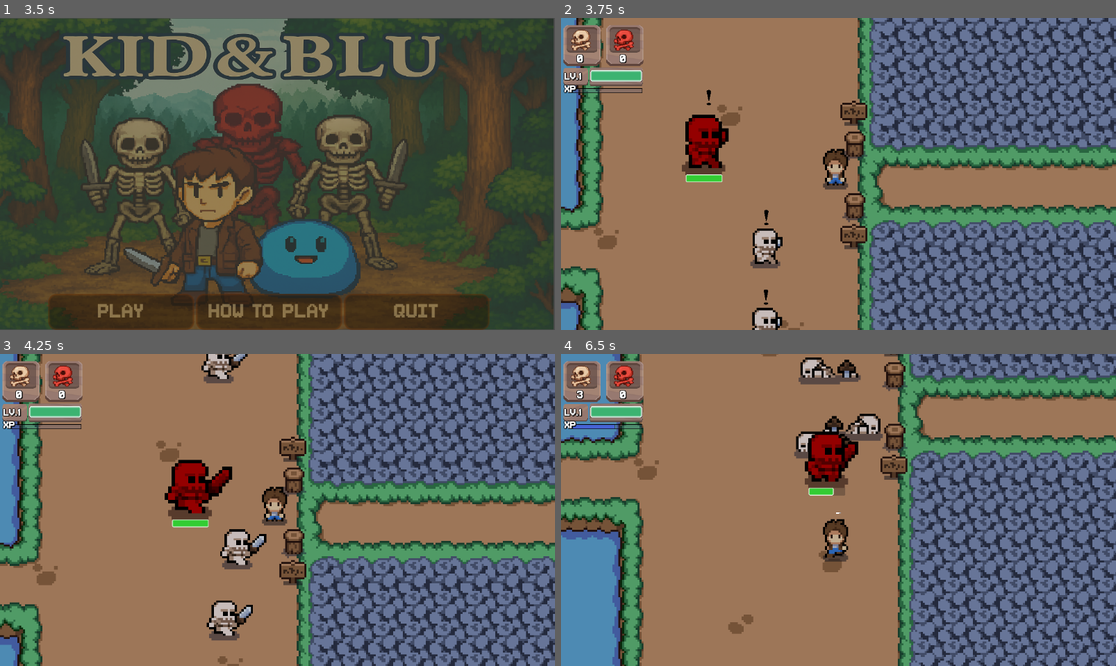
Above: before the commit, frames 1-4 (two rows, left to right).
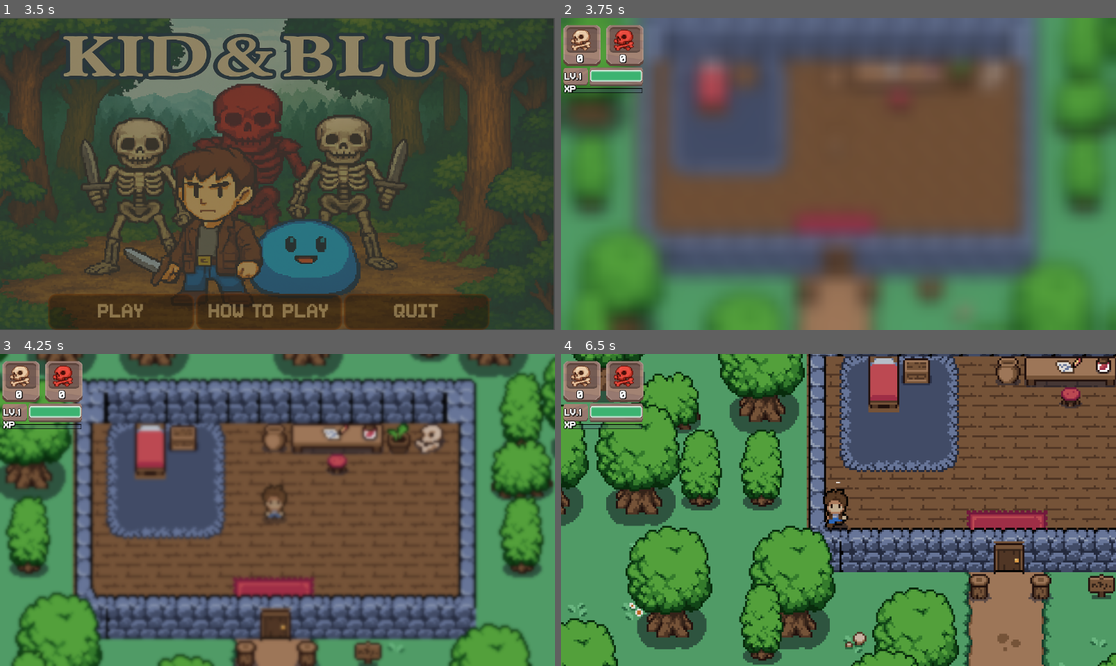
Above: after the commit, the same moments.

Repository: nirsegal26/Kid-And-Blu
Game: Godot game, scene res://scenes/segal.tscn
Same seed, same stepped clock (60 frames per second), same inputs: the game is played once before the commit and once after it.
Inputs:
- Up to frame 1 (3.5 s): tap Enter at 0.5 s; hold Right (ui_right) 0.53-1.28 s; hold X (run) 0.53-1.28 s; hold Down (ui_down) 1.28-2.03 s; tap Z (attack) at 1.35 s; tap X (run) at 1.55, 2.85 s; hold Right (ui_right) 2.03-2.78 s; hold X (run) 2.03-2.78 s; tap Space (interact) at 2.1 s; hold Up (ui_up) from 2.78 s (still down)
- Up to frame 2 (3.75 s): release Up (ui_up) at 3.5 s; click "play" at 3.5 s
- Up to frame 3 (4.25 s): no input
- Up to frame 4 (6.5 s): hold X (run) 4.28-5.03 s; hold Left (ui_left) 4.28-5.78 s; tap Z (attack) at 5.1 s; tap X (run) at 5.3 s; hold Down (ui_down) from 5.78 s (still down); hold X (run) from 5.78 s (still down); tap Space (interact) at 5.85 s

Frame 1 is identical in both runs. In frame 2, 92% of the frame differs, in the area x 0-100%, y 0-100%; in frame 3, 92%; in frame 4, 94%.

Commit message:
Final

Diff:
--- /dev/null
+++ b/scenes/11.tscn
@@ -0,0 +1,125 @@
+[gd_scene load_steps=8 format=3 uid="uid://c73u2ion36yhi"]
+
+[ext_resource type="Script" uid="uid://ckty7s7ebf5il" path="res://scripts/5_5.gd" id="1_6cqhr"]
+[ext_resource type="Texture2D" uid="uid://berbutmgvphwy" path="res://scenes/ChatGPT Image Jun 30, 2025, 07_02_48 PM.png" id="2_fjy6t"]
+[ext_resource type="FontFile" uid="uid://clmr0r2ohpx88" path="res://others/superstar_memesbruh03.ttf" id="3_owuuy"]
+
+[sub_resource type="Animation" id="Animation_r1t4b"]
+resource_name = "new_animation"
+length = 1.5
+tracks/0/type = "value"
+tracks/0/imported = false
+tracks/0/enabled = true
+tracks/0/path = NodePath("Panel/ChatGptImageJun30,2025,070248Pm:modulate")
+tracks/0/interp = 1
+tracks/0/loop_wrap = true
+tracks/0/keys = {
+"times": PackedFloat32Array(0, 1),
+"transitions": PackedFloat32Array(1, 1),
+"update": 0,
+"values": [Color(0, 0, 0, 1), Color(1, 1, 1, 1)]
+}
+tracks/1/type = "value"
+tracks/1/imported = false
+tracks/1/enabled = true
+tracks/1/path = NodePath("Label:modulate")
+tracks/1/interp = 1
+tracks/1/loop_wrap = true
+tracks/1/keys = {
+"times": PackedFloat32Array(0, 1.01),
+"transitions": PackedFloat32Array(1, 1),
+"update": 0,
+"values": [Color(1, 1, 1, 0), Color(1, 1, 1, 1)]
+}
+
+[sub_resource type="Animation" id="Animation_carp7"]
+length = 0.001
+tracks/0/type = "value"
+tracks/0/imported = false
+tracks/0/enabled = true
+tracks/0/path = NodePath("Panel/ChatGptImageJun30,2025,070248Pm:modulate")
+tracks/0/interp = 1
+tracks/0/loop_wrap = true
+tracks/0/keys = {
+"times": PackedFloat32Array(0),
+"transitions": PackedFloat32Array(1),
+"update": 0,
+"values": [Color(0, 0, 0, 1)]
+}
+tracks/1/type = "value"
+tracks/1/imported = false
+tracks/1/enabled = true
+tracks/1/path = NodePath("Label:modulate")
+tracks/1/interp = 1
+tracks/1/loop_wrap = true
+tracks/1/keys = {
+"times": PackedFloat32Array(0),
+"transitions": PackedFloat32Array(1),
+"update": 0,
+"values": [Color(1, 1, 1, 0)]
+}
+
+[sub_resource type="Animation" id="Animation_yqkkx"]
+resource_name = "fade"
+tracks/0/type = "value"
+tracks/0/imported = false
+tracks/0/enabled = true
+tracks/0/path = NodePath("Panel/ChatGptImageJun30,2025,070248Pm:modulate")
+tracks/0/interp = 1
+tracks/0/loop_wrap = true
+tracks/0/keys = {
+"times": PackedFloat32Array(0, 1),
+"transitions": PackedFloat32Array(1, 1),
+"update": 0,
+"values": [Color(1, 1, 1, 1), Color(0, 0, 0, 1)]
+}
+tracks/1/type = "value"
+tracks/1/imported = false
+tracks/1/enabled = true
+tracks/1/path = NodePath("Label:modulate")
+tracks/1/interp = 1
+tracks/1/loop_wrap = true
+tracks/1/keys = {
+"times": PackedFloat32Array(0, 1),
+"transitions": PackedFloat32Array(1, 1),
+"update": 0,
+"values": [Color(1, 1, 1, 1), Color(1, 1, 1, 0)]
+}
+
+[sub_resource type="AnimationLibrary" id="AnimationLibrary_a1gf2"]
+_data = {
+&"RESET": SubResource("Animation_carp7"),
+&"fade": SubResource("Animation_yqkkx"),
+&"new_animation": SubResource("Animation_r1t4b")
+}
+
+[node name="11" type="Node2D"]
+script = ExtResource("1_6cqhr")
+
+[node name="Panel" type="Panel" parent="."]
+anchors_preset = 15
+anchor_right = 1.0
+anchor_bottom = 1.0
+grow_horizontal = 2
+grow_vertical = 2
+
+[node name="ChatGptImageJun30,2025,070248Pm" type="Sprite2D" parent="Panel"]
+modulate = Color(0, 0, 0, 1)
+position = Vector2(955, 480)
+scale = Vector2(1.2513, 0.945313)
+texture = ExtResource("2_fjy6t")
+
+[node name="AnimationPlayer" type="AnimationPlayer" parent="."]
+libraries = {
+&"": SubResource("AnimationLibrary_a1gf2")
+}
+
+[node name="Label" type="Label" parent="."]
+modulate = Color(1, 1, 1, 0)
+offset_right = 1904.0
+offset_bottom = 295.0
+theme_override_fonts/font = ExtResource("3_owuuy")
+theme_override_font_sizes/font_size = 92
+text = "darkness ahead.."
+horizontal_alignment = 1
+vertical_alignment = 1
--- /dev/null
+++ b/scenes/12.tscn
@@ -0,0 +1,125 @@
+[gd_scene load_steps=8 format=3 uid="uid://bij145p12x5qi"]
+
+[ext_resource type="Script" uid="uid://bptaj0ijva5y" path="res://scripts/12.gd" id="1_dsooj"]
+[ext_resource type="FontFile" uid="uid://clmr0r2ohpx88" path="res://others/superstar_memesbruh03.ttf" id="2_dsooj"]
+[ext_resource type="Texture2D" uid="uid://6rrn1chi453y" path="res://scenes/ChatGPT Image Jul 7, 2025, 06_39_42 PM2.png" id="2_qbi1y"]
+
+[sub_resource type="Animation" id="Animation_r1t4b"]
+resource_name = "new_animation"
+length = 1.5
+tracks/0/type = "value"
+tracks/0/imported = false
+tracks/0/enabled = true
+tracks/0/path = NodePath("Panel/ChatGptImageJun30,2025,070248Pm:modulate")
+tracks/0/interp = 1
+tracks/0/loop_wrap = true
+tracks/0/keys = {
+"times": PackedFloat32Array(0, 1),
+"transitions": PackedFloat32Array(1, 1),
+"update": 0,
+"values": [Color(0, 0, 0, 1), Color(1, 1, 1, 1)]
+}
+tracks/1/type = "value"
+tracks/1/imported = false
+tracks/1/enabled = true
+tracks/1/path = NodePath("Label:modulate")
+tracks/1/interp = 1
+tracks/1/loop_wrap = true
+tracks/1/keys = {
+"times": PackedFloat32Array(0, 1.01),
+"transitions": PackedFloat32Array(1, 1),
+"update": 0,
+"values": [Color(1, 1, 1, 0), Color(1, 1, 1, 1)]
+}
+
+[sub_resource type="Animation" id="Animation_carp7"]
+length = 0.001
+tracks/0/type = "value"
+tracks/0/imported = false
+tracks/0/enabled = true
+tracks/0/path = NodePath("Panel/ChatGptImageJun30,2025,070248Pm:modulate")
+tracks/0/interp = 1
+tracks/0/loop_wrap = true
+tracks/0/keys = {
+"times": PackedFloat32Array(0),
+"transitions": PackedFloat32Array(1),
+"update": 0,
+"values": [Color(0, 0, 0, 1)]
+}
+tracks/1/type = "value"
+tracks/1/imported = false
+tracks/1/enabled = true
+tracks/1/path = NodePath("Label:modulate")
+tracks/1/interp = 1
+tracks/1/loop_wrap = true
+tracks/1/keys = {
+"times": PackedFloat32Array(0),
+"transitions": PackedFloat32Array(1),
+"update": 0,
+"values": [Color(1, 1, 1, 0)]
+}
+
+[sub_resource type="Animation" id="Animation_yqkkx"]
+resource_name = "fade"
+tracks/0/type = "value"
+tracks/0/imported = false
+tracks/0/enabled = true
+tracks/0/path = NodePath("Panel/ChatGptImageJun30,2025,070248Pm:modulate")
+tracks/0/interp = 1
+tracks/0/loop_wrap = true
+tracks/0/keys = {
+"times": PackedFloat32Array(0, 1),
+"transitions": PackedFloat32Array(1, 1),
+"update": 0,
+"values": [Color(1, 1, 1, 1), Color(0, 0, 0, 1)]
+}
+tracks/1/type = "value"
+tracks/1/imported = false
+tracks/1/enabled = true
+tracks/1/path = NodePath("Label:modulate")
+tracks/1/interp = 1
+tracks/1/loop_wrap = true
+tracks/1/keys = {
+"times": PackedFloat32Array(0, 1),
+"transitions": PackedFloat32Array(1, 1),
+"update": 0,
+"values": [Color(1, 1, 1, 1), Color(1, 1, 1, 0)]
+}
+
+[sub_resource type="AnimationLibrary" id="AnimationLibrary_a1gf2"]
+_data = {
+&"RESET": SubResource("Animation_carp7"),
+&"fade": SubResource("Animation_yqkkx"),
+&"new_animation": SubResource("Animation_r1t4b")
+}
+
+[node name="12" type="Node2D"]
+script = ExtResource("1_dsooj")
+
+[node name="Panel" type="Panel" parent="."]
+anchors_preset = 15
+anchor_right = 1.0
+anchor_bottom = 1.0
+grow_horizontal = 2
+grow_vertical = 2
+
+[node name="ChatGptImageJun30,2025,070248Pm" type="Sprite2D" parent="Panel"]
+modulate = Color(0, 0, 0, 1)
+position = Vector2(980.5, 480)
+scale = Vector2(1.28451, 0.945313)
+texture = ExtResource("2_qbi1y")
+
+[node name="AnimationPlayer" type="AnimationPlayer" parent="."]
+libraries = {
+&"": SubResource("AnimationLibrary_a1gf2")
+}
+
+[node name="Label" type="Label" parent="."]
+modulate = Color(1, 1, 1, 0)
+offset_right = 1904.0
+offset_bottom = 295.0
+theme_override_fonts/font = ExtResource("2_dsooj")
+theme_override_font_sizes/font_size = 92
+text = "can you feel the evil?"
+horizontal_alignment = 1
+vertical_alignment = 1
--- /dev/null
+++ b/scenes/13.tscn
@@ -0,0 +1,125 @@
+[gd_scene load_steps=8 format=3 uid="uid://4p13hqbbo0ti"]
+
+[ext_resource type="Script" uid="uid://ctgyyv47fudya" path="res://scripts/13.gd" id="1_hcpxr"]
+[ext_resource type="Texture2D" uid="uid://clat0g8cso24u" path="res://scenes/ChatGPT Image Jul 7, 2025, 05_49_52 PM.png" id="2_lj40o"]
+[ext_resource type="FontFile" uid="uid://clmr0r2ohpx88" path="res://others/superstar_memesbruh03.ttf" id="3_lj40o"]
+
+[sub_resource type="Animation" id="Animation_r1t4b"]
+resource_name = "new_animation"
+length = 1.5
+tracks/0/type = "value"
+tracks/0/imported = false
+tracks/0/enabled = true
+tracks/0/path = NodePath("Panel/ChatGptImageJun30,2025,070248Pm:modulate")
+tracks/0/interp = 1
+tracks/0/loop_wrap = true
+tracks/0/keys = {
+"times": PackedFloat32Array(0, 1),
+"transitions": PackedFloat32Array(1, 1),
+"update": 0,
+"values": [Color(0, 0, 0, 1), Color(1, 1, 1, 1)]
+}
+tracks/1/type = "value"
+tracks/1/imported = false
+tracks/1/enabled = true
+tracks/1/path = NodePath("Label:modulate")
+tracks/1/interp = 1
+tracks/1/loop_wrap = true
+tracks/1/keys = {
+"times": PackedFloat32Array(0, 1.01),
+"transitions": PackedFloat32Array(1, 1),
+"update": 0,
+"values": [Color(1, 1, 1, 0), Color(1, 1, 1, 1)]
+}
+
+[sub_resource type="Animation" id="Animation_carp7"]
+length = 0.001
+tracks/0/type = "value"
+tracks/0/imported = false
+tracks/0/enabled = true
+tracks/0/path = NodePath("Panel/ChatGptImageJun30,2025,070248Pm:modulate")
+tracks/0/interp = 1
+tracks/0/loop_wrap = true
+tracks/0/keys = {
+"times": PackedFloat32Array(0),
+"transitions": PackedFloat32Array(1),
+"update": 0,
+"values": [Color(0, 0, 0, 1)]
+}
+tracks/1/type = "value"
+tracks/1/imported = false
+tracks/1/enabled = true
+tracks/1/path = NodePath("Label:modulate")
+tracks/1/interp = 1
+tracks/1/loop_wrap = true
+tracks/1/keys = {
+"times": PackedFloat32Array(0),
+"transitions": PackedFloat32Array(1),
+"update": 0,
+"values": [Color(1, 1, 1, 0)]
+}
+
+[sub_resource type="Animation" id="Animation_yqkkx"]
+resource_name = "fade"
+tracks/0/type = "value"
+tracks/0/imported = false
+tracks/0/enabled = true
+tracks/0/path = NodePath("Panel/ChatGptImageJun30,2025,070248Pm:modulate")
+tracks/0/interp = 1
+tracks/0/loop_wrap = true
+tracks/0/keys = {
+"times": PackedFloat32Array(0, 1),
+"transitions": PackedFloat32Array(1, 1),
+"update": 0,
+"values": [Color(1, 1, 1, 1), Color(0, 0, 0, 1)]
+}
+tracks/1/type = "value"
+tracks/1/imported = false
+tracks/1/enabled = true
+tracks/1/path = NodePath("Label:modulate")
+tracks/1/interp = 1
+tracks/1/loop_wrap = true
+tracks/1/keys = {
+"times": PackedFloat32Array(0, 1),
+"transitions": PackedFloat32Array(1, 1),
+"update": 0,
+"values": [Color(1, 1, 1, 1), Color(1, 1, 1, 0)]
+}
+
+[sub_resource type="AnimationLibrary" id="AnimationLibrary_a1gf2"]
+_data = {
+&"RESET": SubResource("Animation_carp7"),
+&"fade": SubResource("Animation_yqkkx"),
+&"new_animation": SubResource("Animation_r1t4b")
+}
+
+[node name="13" type="Node2D"]
+script = ExtResource("1_hcpxr")
+
+[node name="Panel" type="Panel" parent="."]
+anchors_preset = 15
+anchor_right = 1.0
+anchor_bottom = 1.0
+grow_horizontal = 2
+grow_vertical = 2
+
+[node name="ChatGptImageJun30,2025,070248Pm" type="Sprite2D" parent="Panel"]
+modulate = Color(0, 0, 0, 1)
+position = Vector2(980.5, 480)
+scale = Vector2(1.28451, 0.945313)
+texture = ExtResource("2_lj40o")
+
+[node name="AnimationPlayer" type="AnimationPlayer" parent="."]
+libraries = {
+&"": SubResource("AnimationLibrary_a1gf2")
+}
+
+[node name="Label" type="Label" parent="."]
+modulate = Color(1, 1, 1, 0)
+offset_right = 1904.0
+offset_bottom = 295.0
+theme_override_fonts/font = ExtResource("3_lj40o")
+theme_override_font_sizes/font_size = 92
+text = "watch out!"
+horizontal_alignment = 1
+vertical_alignment = 1
--- a/scenes/5.tscn
+++ b/scenes/5.tscn
@@ -979,7 +979,7 @@
 
 [node name="Player" parent="." instance=ExtResource("12_7o1e6")]
 top_level = true
-position = Vector2(832, 158)
+position = Vector2(41, 614)
 
 [node name="Blu" parent="." instance=ExtResource("13_7ji8q")]
 top_level = true
--- a/scripts/10.gd
+++ b/scripts/10.gd
@@ -3,7 +3,7 @@
 var camera_move := true
 @onready var camera_target_position := Vector2(546, 215)
 @onready var wait_duration := 3.0
-@onready var player := get_tree().current_scene.get_node_or_null("Player")
+@onready var player := get_node_or_null("Player")
 var enemy_move := true
 var scene_to_load := "res://scenes/win.tscn"
 func _ready() -> void:
--- /dev/null
+++ b/scripts/12.gd
@@ -0,0 +1,48 @@
+extends Node2D
+
+# הנתיב לסצנה שנטען
+@export var scene_to_load: String = "res://scenes/10.tscn"
+var varing = false
+var loaded_scene: PackedScene = null
+
+func _ready():
+	# להתחיל טעינה אסינכרונית
+
+	anim()
+
+func anim():
+	$AnimationPlayer.play("new_animation")
+	await $AnimationPlayer.animation_finished
+	varing = true
+	load_scene_async()
+func load_scene_async() -> void:
+	print("Loading scene in background: ", scene_to_load)
+	var ok := ResourceLoader.load_threaded_request(scene_to_load)
+	if ok != OK:
+		push_error("Failed to start async load for: " + scene_to_load)
+		return
+	await wait_for_load(scene_to_load)
+
+func wait_for_load(path: String) -> void:
+	while ResourceLoader.load_threaded_get_status(path) == ResourceLoader.THREAD_LOAD_IN_PROGRESS:
+		await get_tree().process_frame
+
+	var result = ResourceLoader.load_threaded_get(path)
+	if result is PackedScene:
+		loaded_scene = result
+		call_deferred("_switch_scene")
+
+func _switch_scene():
+	if varing == true:
+		$AnimationPlayer.play("fade")
+		await get_tree().create_timer(1).timeout
+		var new_scene = loaded_scene.instantiate()
+
+		if get_tree().current_scene:
+			get_tree().current_scene.call_deferred("free")
+
+		get_tree().root.add_child(new_scene)
+		get_tree().current_scene = new_scene
+
+		await get_tree().process_frame
+		print("Scene switched successfully.")
--- /dev/null
+++ b/scripts/13.gd
@@ -0,0 +1,48 @@
+extends Node2D
+
+# הנתיב לסצנה שנטען
+@export var scene_to_load: String = "res://scenes/7.tscn"
+var varing = false
+var loaded_scene: PackedScene = null
+
+func _ready():
+	# להתחיל טעינה אסינכרונית
+
+	anim()
+
+func anim():
+	$AnimationPlayer.play("new_animation")
+	await $AnimationPlayer.animation_finished
+	varing = true
+	load_scene_async()
+func load_scene_async() -> void:
+	print("Loading scene in background: ", scene_to_load)
+	var ok := ResourceLoader.load_threaded_request(scene_to_load)
+	if ok != OK:
+		push_error("Failed to start async load for: " + scene_to_load)
+		return
+	await wait_for_load(scene_to_load)
+
+func wait_for_load(path: String) -> void:
+	while ResourceLoader.load_threaded_get_status(path) == ResourceLoader.THREAD_LOAD_IN_PROGRESS:
+		await get_tree().process_frame
+
+	var result = ResourceLoader.load_threaded_get(path)
+	if result is PackedScene:
+		loaded_scene = result
+		call_deferred("_switch_scene")
+
+func _switch_scene():
+	if varing == true:
+		$AnimationPlayer.play("fade")
+		await get_tree().create_timer(1).timeout
+		var new_scene = loaded_scene.instantiate()
+
+		if get_tree().current_scene:
+			get_tree().current_scene.call_deferred("free")
+
+		get_tree().root.add_child(new_scene)
+		get_tree().current_scene = new_scene
+
+		await get_tree().process_frame
+		print("Scene switched successfully.")
--- a/scripts/5.gd
+++ b/scripts/5.gd
@@ -1,6 +1,6 @@
 extends Node2D
 
-var scene_to_load := "res://scenes/6.tscn"
+var scene_to_load := "res://scenes/11.tscn"
 var ghost_shader := preload("res://scenes/6.gdshader")
 var loaded_scene: PackedScene = null
 
--- /dev/null
+++ b/scripts/5_5.gd
@@ -0,0 +1,48 @@
+extends Node2D
+
+# הנתיב לסצנה שנטען
+@export var scene_to_load: String = "res://scenes/6.tscn"
+var varing = false
+var loaded_scene: PackedScene = null
+
+func _ready():
+	# להתחיל טעינה אסינכרונית
+
+	anim()
+
+func anim():
+	$AnimationPlayer.play("new_animation")
+	await $AnimationPlayer.animation_finished
+	varing = true
+	load_scene_async()
+func load_scene_async() -> void:
+	print("Loading scene in background: ", scene_to_load)
+	var ok := ResourceLoader.load_threaded_request(scene_to_load)
+	if ok != OK:
+		push_error("Failed to start async load for: " + scene_to_load)
+		return
+	await wait_for_load(scene_to_load)
+
+func wait_for_load(path: String) -> void:
+	while ResourceLoader.load_threaded_get_status(path) == ResourceLoader.THREAD_LOAD_IN_PROGRESS:
+		await get_tree().process_frame
+
+	var result = ResourceLoader.load_threaded_get(path)
+	if result is PackedScene:
+		loaded_scene = result
+		call_deferred("_switch_scene")
+
+func _switch_scene():
+	if varing == true:
+		$AnimationPlayer.play("fade")
+		await get_tree().create_timer(1).timeout
+		var new_scene = loaded_scene.instantiate()
+
+		if get_tree().current_scene:
+			get_tree().current_scene.call_deferred("free")
+
+		get_tree().root.add_child(new_scene)
+		get_tree().current_scene = new_scene
+
+		await get_tree().process_frame
+		print("Scene switched successfully.")
--- a/scripts/6.gd
+++ b/scripts/6.gd
@@ -1,7 +1,7 @@
 extends Node2D
 
 var can_anim = true
-var scene_to_load := "res://scenes/7.tscn"
+var scene_to_load := "res://scenes/13.tscn"
 var loaded_scene: PackedScene = null
 var ghost_shader := preload("res://scenes/7.gdshader")
 
--- a/scripts/9.gd
+++ b/scripts/9.gd
@@ -5,7 +5,7 @@
 var enemy_move := true
 var princes := []
 var enemy_move2 := true
-var scene_to_load := "res://scenes/10.tscn"
+var scene_to_load := "res://scenes/12.tscn"
 var ghost_shader := preload("res://scenes/6.gdshader")
 func _ready() -> void:
 	skeletons = [
@@ -125,7 +125,7 @@
 	if Global.transition_scene:
 		Global.transition_scene = false
 		await get_tree().create_timer(0.1).timeout
-		get_tree().change_scene_to_file("res://scenes/10.tscn")
+		get_tree().change_scene_to_file("res://scenes/12.tscn")
 
 func _on_change_scene_body_entered(body: Node2D) -> void:
 	if body.has_method("player"):
--- a/scripts/global.gd
+++ b/scripts/global.gd
@@ -11,7 +11,7 @@
 var player_start_posx = 329.0
 var player_start_posy = 131.0
 var game_first_loadin = true
-var player_health: int = 10000
+var player_health: int = 100
 var player_level = 1
 var player_damage = 34
 var xp = 0
@@ -20,7 +20,7 @@
 var previous_player_position: Vector2 = Vector2.ZERO
 var player: Node = null
 var player_take_damage = 20
-var max_health = 10000
+var max_health = 100
 
 func _ready():
 	if not Global.player:
--- a/scripts/main_menu.gd
+++ b/scripts/main_menu.gd
@@ -16,7 +16,7 @@
 
 
 func _on_play_pressed() -> void:
-	get_tree().change_scene_to_file("res://scenes/5.tscn")
+	get_tree().change_scene_to_file("res://scenes/home_inside.tscn")
 
 
 func _on_how_to_pressed() -> void:
--- a/scripts/music_controller.gd
+++ b/scripts/music_controller.gd
@@ -52,7 +52,7 @@
 func _check_scene_start(scene_name: String):
 	print("Scene switched to:", scene_name)
 
-	if scene_name == "10":
+	if scene_name == "10" or scene_name == "12":
 		delay_active = false
 		var stream = _get_stream("res://music/final battle final.mp3")
 		_switch_stream(stream)
--- a/scripts/player.gd
+++ b/scripts/player.gd
@@ -5,7 +5,7 @@
 @onready var dust_anim: AnimatedSprite2D = $AnimatedSprite2D2
 var enemy_inattack_range = false
 var enemy_attack_cooldown = true
-var health = 10000
+var health = 100
 var player_alive = true
 signal battle_started
 var can_move = true
Binary file added: scenes/ChatGPT Image Jul 7, 2025, 05_49_52 PM.png
Binary file added: scenes/ChatGPT Image Jul 7, 2025, 06_39_42 PM2.png
Binary file added: scenes/ChatGPT Image Jun 30, 2025, 06_48_57 PM.png
Binary file added: scenes/ChatGPT Image Jun 30, 2025, 07_02_48 PM.png
Not shown: 1 places in scenes/king.tscn that only renumber resources
Not shown, added: scripts/12.gd.uid
Not shown, added: scripts/13.gd.uid
Not shown, added: scripts/5_5.gd.uid
Not shown, changed: builds/web/index.pck
Not shown, changed: builds/web/index.zip
